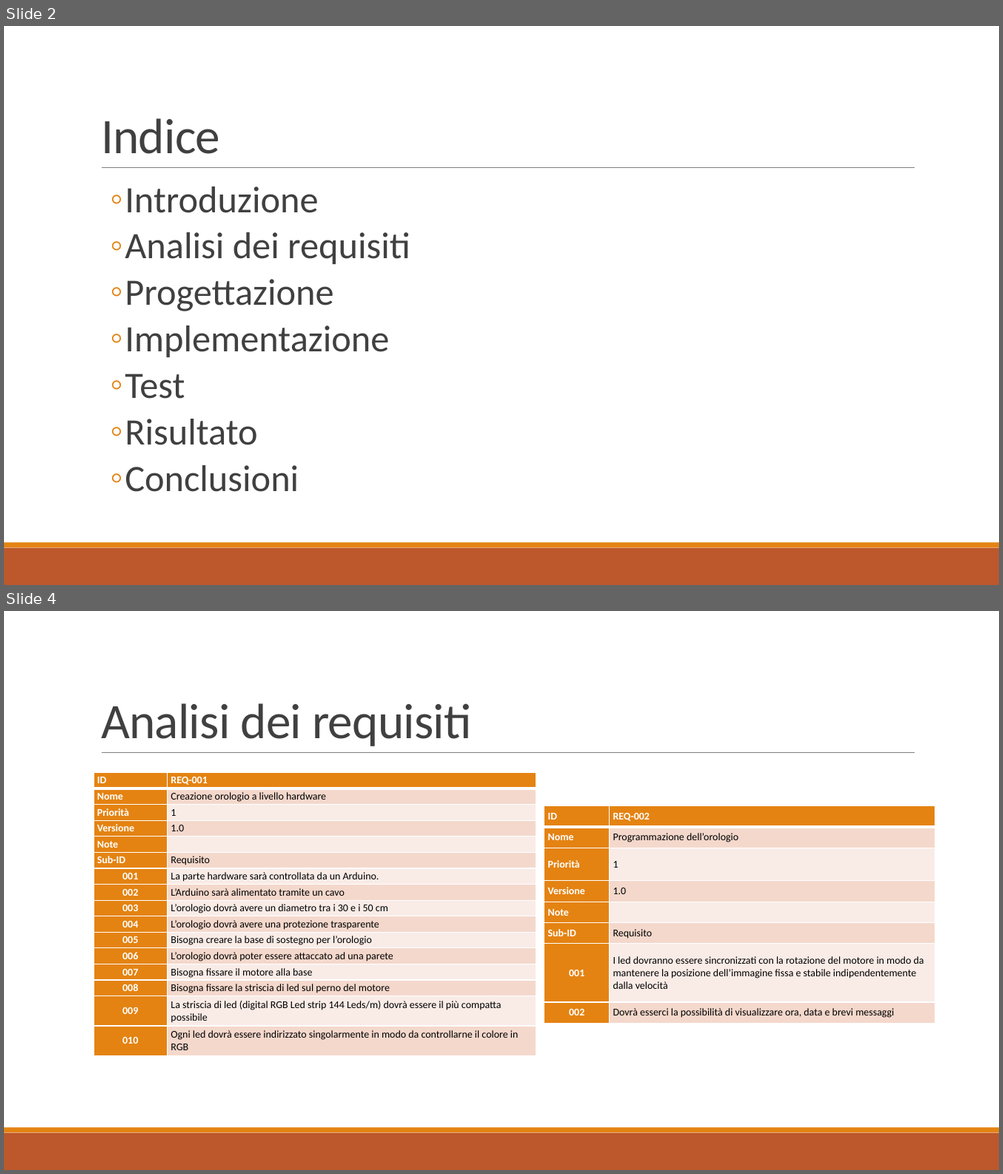
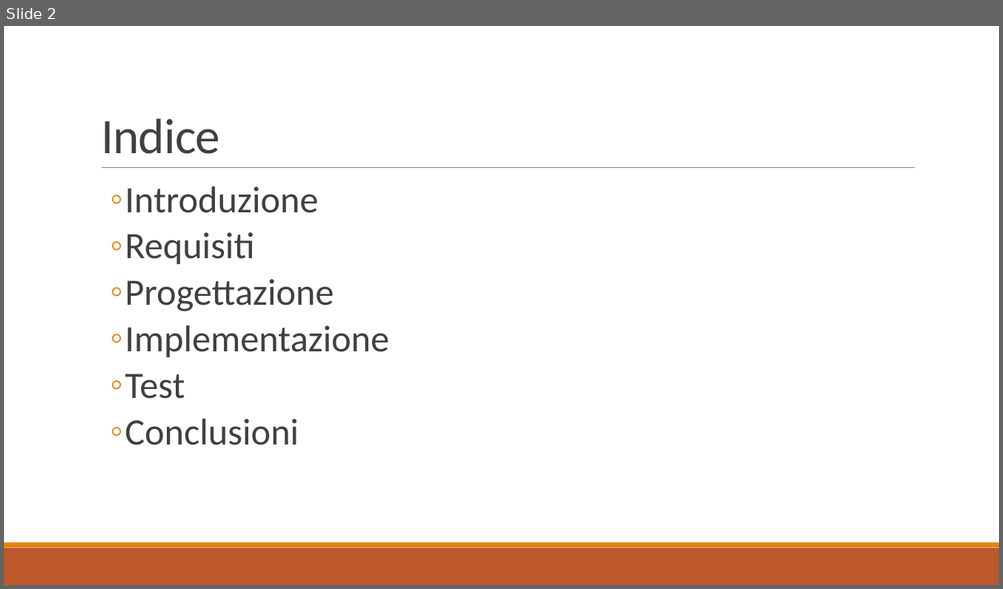
Before and after one commit to nemastojanovic/FanClock2, a slide deck: Documentazione/I3_PRESENTAZIONE_PROG3.pptx. Shown one above the other, each under a label of ours: slides 2 and 4 before the commit, slide 2 after it; the slides between them are not shown. The pictures are 1003x1174 and 1003x589 pixels, drawn with LibreOffice and Linux fonts; fonts in the diff are those of the drawing. Boxes give left, top, right and bottom in pixels: in the first picture for what was removed or moved away, otherwise in the second. Text is boxed around its words. In the diff, an @@ line names an element or a change of style, - is before the commit and + after.

Commit message:
ultima versione della presentazione

```diff
--- a/Documentazione/I3_PRESENTAZIONE_PROG3.pptx
+++ b/Documentazione/I3_PRESENTAZIONE_PROG3.pptx
@@ slide 4 removed at [4, 611, 999, 1170], background #FFFFFF; not listed: 3 template elements that a slide beside it also shows @@
@@ title removed at [101, 703, 472, 746] @@
-Analisi dei requisiti
@@ table removed at [94, 773, 537, 1056], 16 rows, 2 columns @@
-ID | REQ-001
-Nome | Creazione orologio a livello hardware
-Priorità | 1
-Versione | 1.0
-Note | 
-Sub-ID | Requisito
-001 | La parte hardware sarà controllata da un Arduino.
-002 | L’Arduino sarà alimentato tramite un cavo
-003 | L’orologio dovrà avere un diametro tra i 30 e i 50 cm
-004 | L’orologio dovrà avere una protezione trasparente
-005 | Bisogna creare la base di sostegno per l’orologio
-006 | L’orologio dovrà poter essere attaccato ad una parete
-007 | Bisogna fissare il motore alla base
-008 | Bisogna fissare la striscia di led sul perno del motore
-009 | La striscia di led (digital RGB Led strip 144 Leds/m) dovrà essere il più compatta possibile
-010 | Ogni led dovrà essere indirizzato singolarmente in modo da controllarne il colore in RGB
@@ table removed at [544, 806, 935, 1024], 8 rows, 2 columns @@
-ID | REQ-002
-Nome | Programmazione dell’orologio
-Priorità | 1
-Versione | 1.0
-Note | 
-Sub-ID | Requisito
-001 | I led dovranno essere sincronizzati con la rotazione del motore in modo da mantenere la posizione dell’immagine fissa e stabile indipendentemente dalla velocità
-002 | Dovrà esserci la possibilità di visualizzare ora, data e brevi messaggi
@@ slide 2 changed as well @@
@@ text at [125, 232, 254, 264]: text changed @@
-  ◦ Analisi dei requisiti
+  ◦ Requisiti
@@ text at [125, 419, 257, 446]: paragraph removed @@
-  ◦ Risultato
```
Also in this commit, not shown: 3 other slides changed, 10 slides added, 11 other slides removed.
